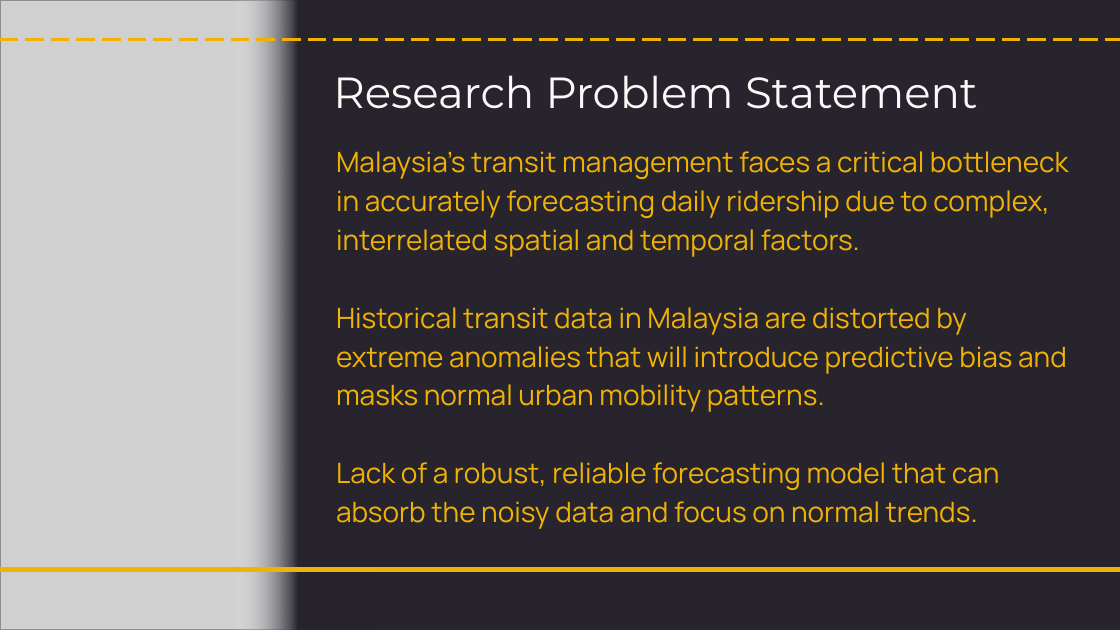
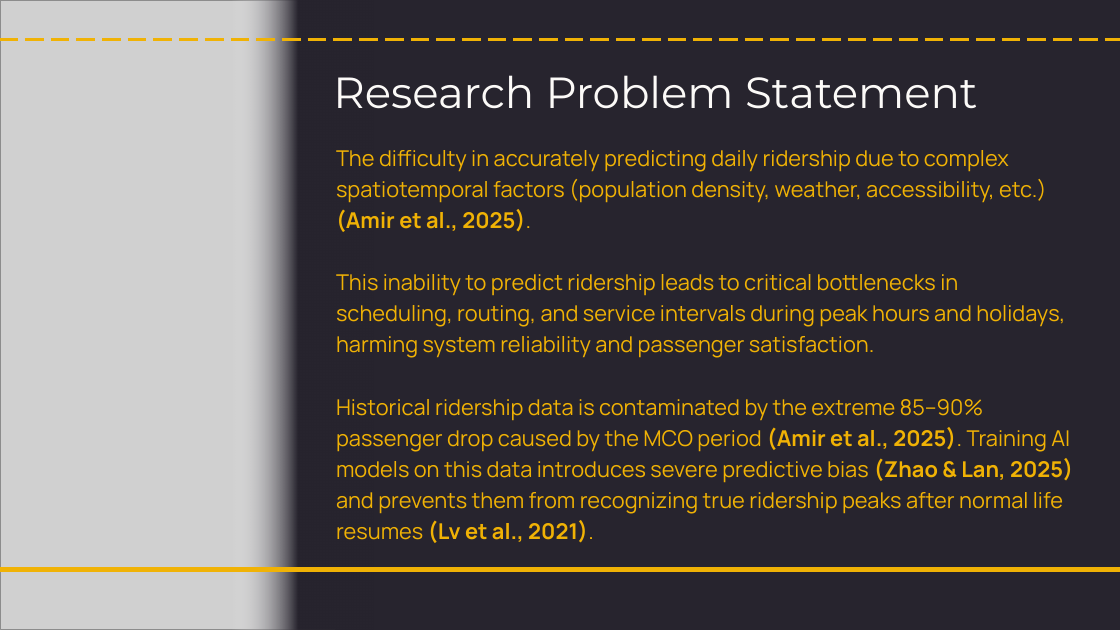
Before and after one commit to NightfuryEquinn/Ridership, a slide deck: slide 11 of docs/24202141_yipzixian_p1_presentation_revised.pptx. Drawn at 1120x630 pixels with LibreOffice and Linux fonts; fonts in the diff are those of the drawing; grey boxes stand for pictures. Boxes give left, top, right and bottom in pixels: in the first picture for what was removed or moved away, otherwise in the second. Text is boxed around its words. In the diff, an @@ line names an element or a change of style, - is before the commit and + after.

```diff
--- a/docs/24202141_yipzixian_p1_presentation_revised.pptx
+++ b/docs/24202141_yipzixian_p1_presentation_revised.pptx
@@ subtitle at [336, 150, 1073, 543]: text changed; size 18 to 14 pt @@
-Malaysia’s transit management faces a critical bottleneck in accurately forecasting daily ridership due to complex, interrelated spatial and temporal factors.
-Historical transit data in Malaysia are distorted by extreme anomalies that will introduce predictive bias and masks normal urban mobility patterns.
-Lack of a robust, reliable forecasting model that can absorb the noisy data and focus on normal trends.
+The difficulty in accurately predicting daily ridership due to complex spatiotemporal factors (population density, weather, accessibility, etc.) (Amir et al., 2025).
+This inability to predict ridership leads to critical bottlenecks in scheduling, routing, and service intervals during peak hours and holidays, harming system reliability and passenger satisfaction.
+Historical ridership data is contaminated by the extreme 85–90% passenger drop caused by the MCO period (Amir et al., 2025). Training AI models on this data introduces severe predictive bias (Zhao & Lan, 2025) and prevents them from recognizing true ridership peaks after normal life resumes (Lv et al., 2021).
```
Also in this commit, not shown: 3 other slides changed, 3 slides added, 33 other files.
